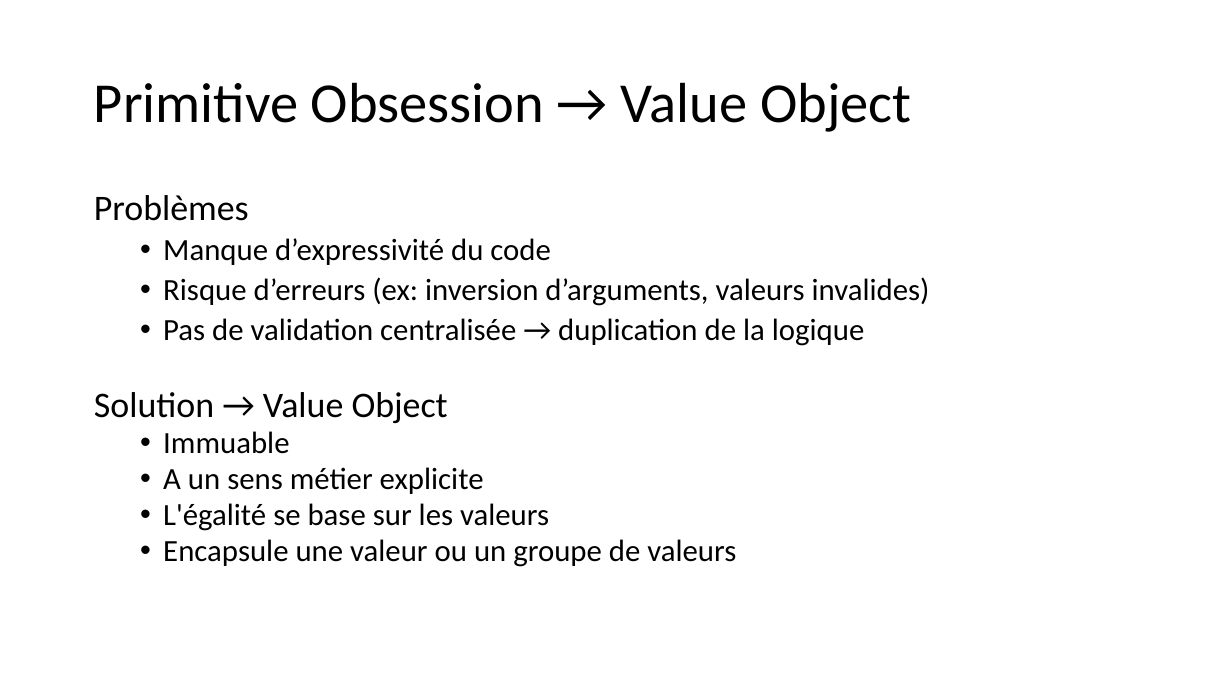
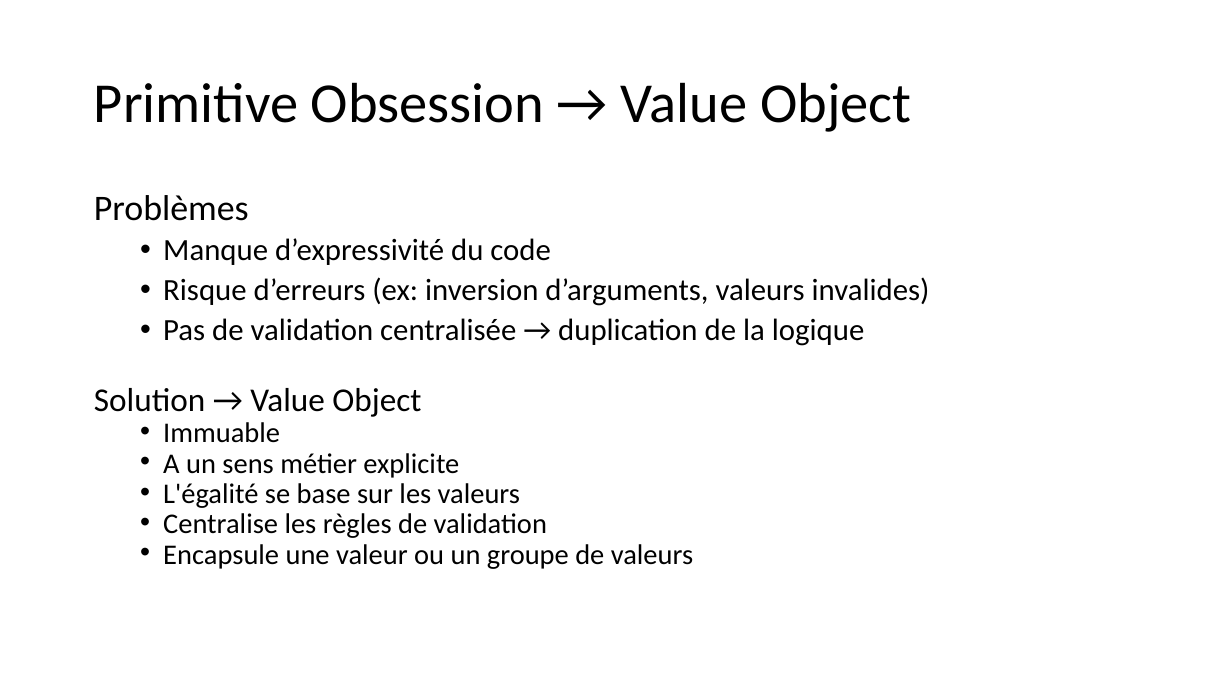
Before and after one commit to martin-chone/elegant-objects, a slide deck: slide 5 of Elegant_Objects.pptx. Drawn at 1232x693 pixels with LibreOffice and Linux fonts; fonts in the diff are those of the drawing. Boxes give left, top, right and bottom in pixels: in the first picture for what was removed or moved away, otherwise in the second. Text is boxed around its words. In the diff, an @@ line names an element or a change of style, - is before the commit and + after.

```diff
--- a/Elegant_Objects.pptx
+++ b/Elegant_Objects.pptx
@@ text at [94,388,693,569]: size 28 to 25.9 pt in "Solution → Value Object"; size 24 to 22.2 pt in "Immuable", "A un sens métier explicite", "L'égalité se base sur les valeurs", "Encapsule une valeur ou un groupe de ..."; line spacing 0.8 to 0.7 @@
@@ text at [163,513,547,538]: paragraph added @@
+  • Centralise les règles de validation
```
Also in this commit, not shown: 1 slide added, 6 other files.
